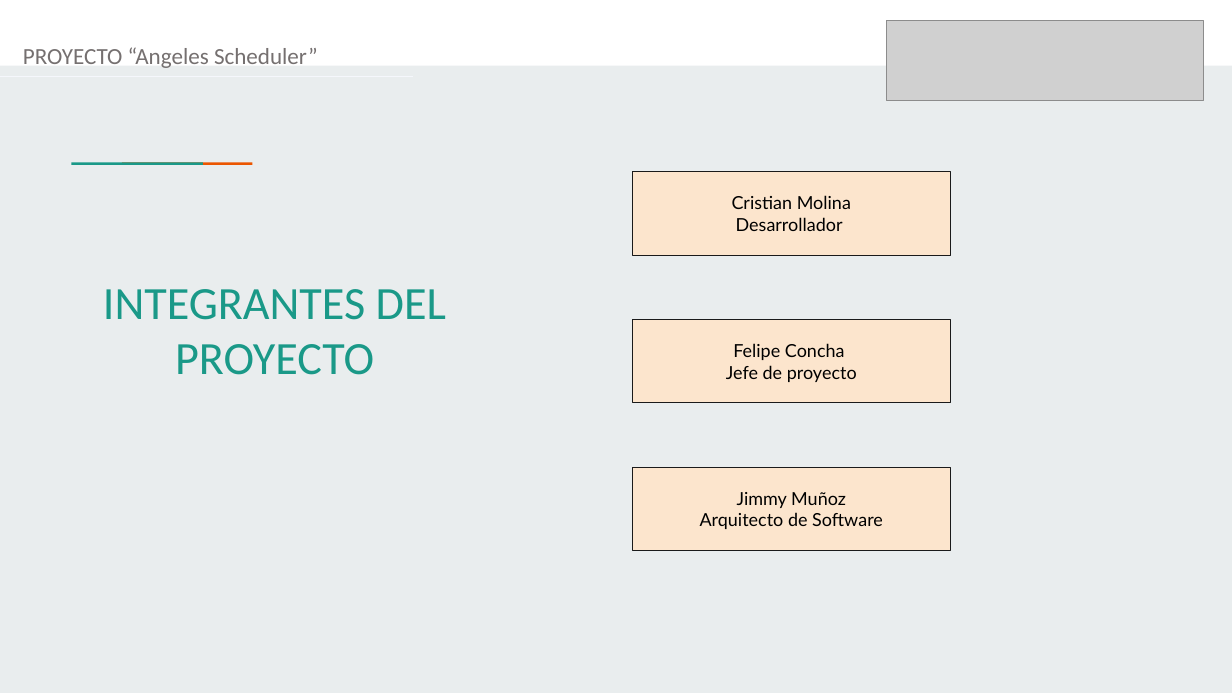
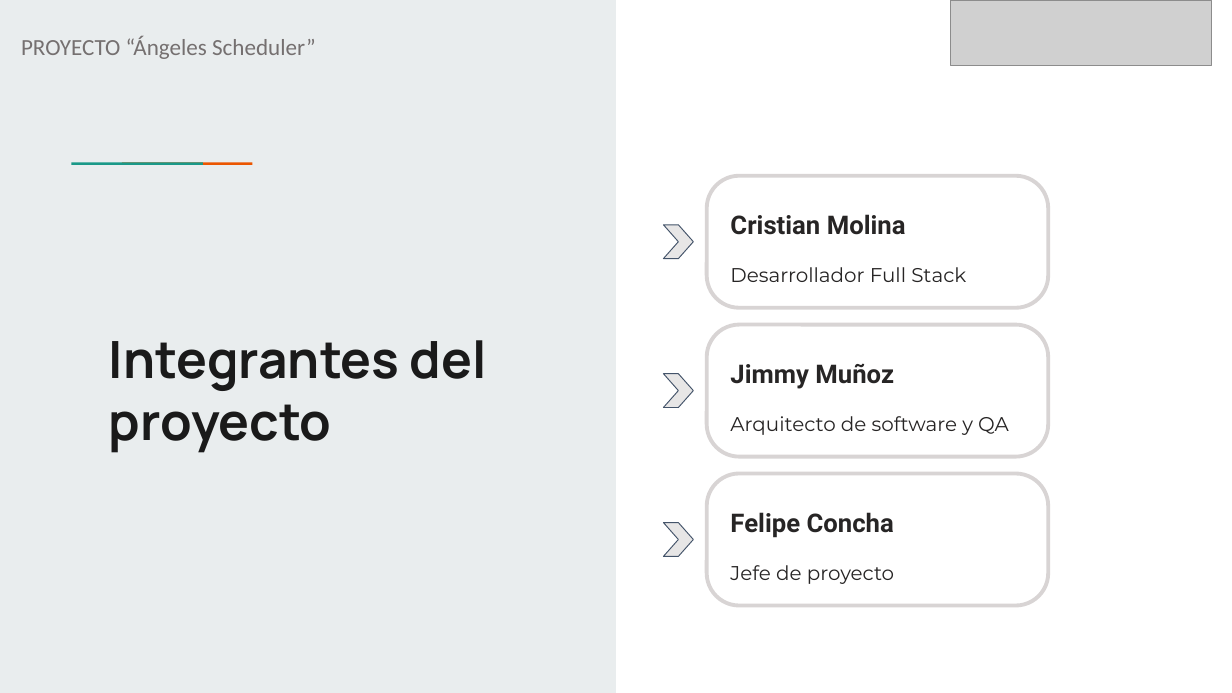
Before and after one commit to CrisMolina12/CP_PTY4614_4_EQP_2, a slide deck: slide 2 of Fase 2/Evidencias Proyecto/Presentación Proyecto.pptx. Drawn at 1232x693 pixels with LibreOffice and Linux fonts; fonts in the diff are those of the drawing; grey boxes stand for pictures. Boxes give left, top, right and bottom in pixels: in the first picture for what was removed or moved away, otherwise in the second. Text is boxed around its words. In the diff, an @@ line names an element or a change of style, - is before the commit and + after.

```diff
--- a/Fase 2/Evidencias Proyecto/Presentación Proyecto.pptx
+++ b/Fase 2/Evidencias Proyecto/Presentación Proyecto.pptx
@@ background #E9EDEE to #FFFFFF @@
@@ rectangle removed at <box>0,0,1232,66</box> @@
@@ rectangle added at <box>0,0,616,693</box>, fill #E9EDEE @@
@@ picture: place and size @@
-picture at <box>886,21,1204,101</box>
+picture at <box>951,0,1212,66</box>
@@ text at <box>21,36,316,59</box>: text changed @@
-PROYECTO “Angeles Scheduler”
+PROYECTO “Ángeles Scheduler”
@@ rounded rectangle added at <box>707,176,1049,308</box>, fill #FFFFFF, outline #D8D4D4 3 pt @@
@@ text "Cristian Molina": place and size @@
-text "Cristian Molina" at <box>633,172,951,255</box>
+text "Cristian Molina" at <box>730,214,906,235</box>
@@ text "Cristian Molina" at <box>730,214,906,235</box>: size 14 to 20 pt, font Lato to Roboto, text colour #000000 to #272525, bold on; alignment centre to left; line spacing 1 to 1.25; vertical alignment middle to top; fill #FCE5CD to none; outline #1A1A1A 0.75 pt to none @@
@@ chevron added at <box>664,225,693,259</box>, fill #E7E6E6, outline #44546A 0.75 pt @@
@@ text at <box>736,217,843,231</box>: paragraph removed @@
-Desarrollador
@@ text added at <box>730,267,966,282</box>, 15.5 pt, text #272525 @@
+Desarrollador Full Stack
@@ rectangle removed at <box>633,320,951,403</box> @@
-Felipe Concha
-Jefe de proyecto
@@ rounded rectangle added at <box>707,324,1049,457</box>, fill #FFFFFF, outline #D8D4D4 3 pt @@
@@ title at <box>109,340,487,453</box>: text changed; size 36 to 40 pt; font Calibri to Manrope; text colour #1A9988 to #1A1A1A; bold on @@
-INTEGRANTES DEL PROYECTO
+Integrantes del proyecto
@@ chevron added at <box>664,373,693,408</box>, fill #E7E6E6, outline #44546A 0.75 pt @@
@@ text added at <box>730,363,894,389</box>, 20 pt, text #272525, bold @@
+Jimmy Muñoz
@@ text added at <box>730,416,1009,435</box>, 15.5 pt, text #272525 @@
+Arquitecto de software y QA
@@ rectangle removed at <box>633,468,951,551</box> @@
-Jimmy Muñoz
-Arquitecto de Software
@@ rounded rectangle added at <box>707,473,1049,605</box>, fill #FFFFFF, outline #D8D4D4 3 pt @@
@@ chevron added at <box>664,523,693,557</box>, fill #E7E6E6, outline #44546A 0.75 pt @@
@@ text added at <box>730,512,894,538</box>, 20 pt, text #272525, bold @@
+Felipe Concha
@@ text added at <box>730,565,894,584</box>, 15.5 pt, text #272525 @@
+Jefe de proyecto
```
Also in this commit, not shown: 7 other slides changed, 8 slides added, 7 slides removed.
